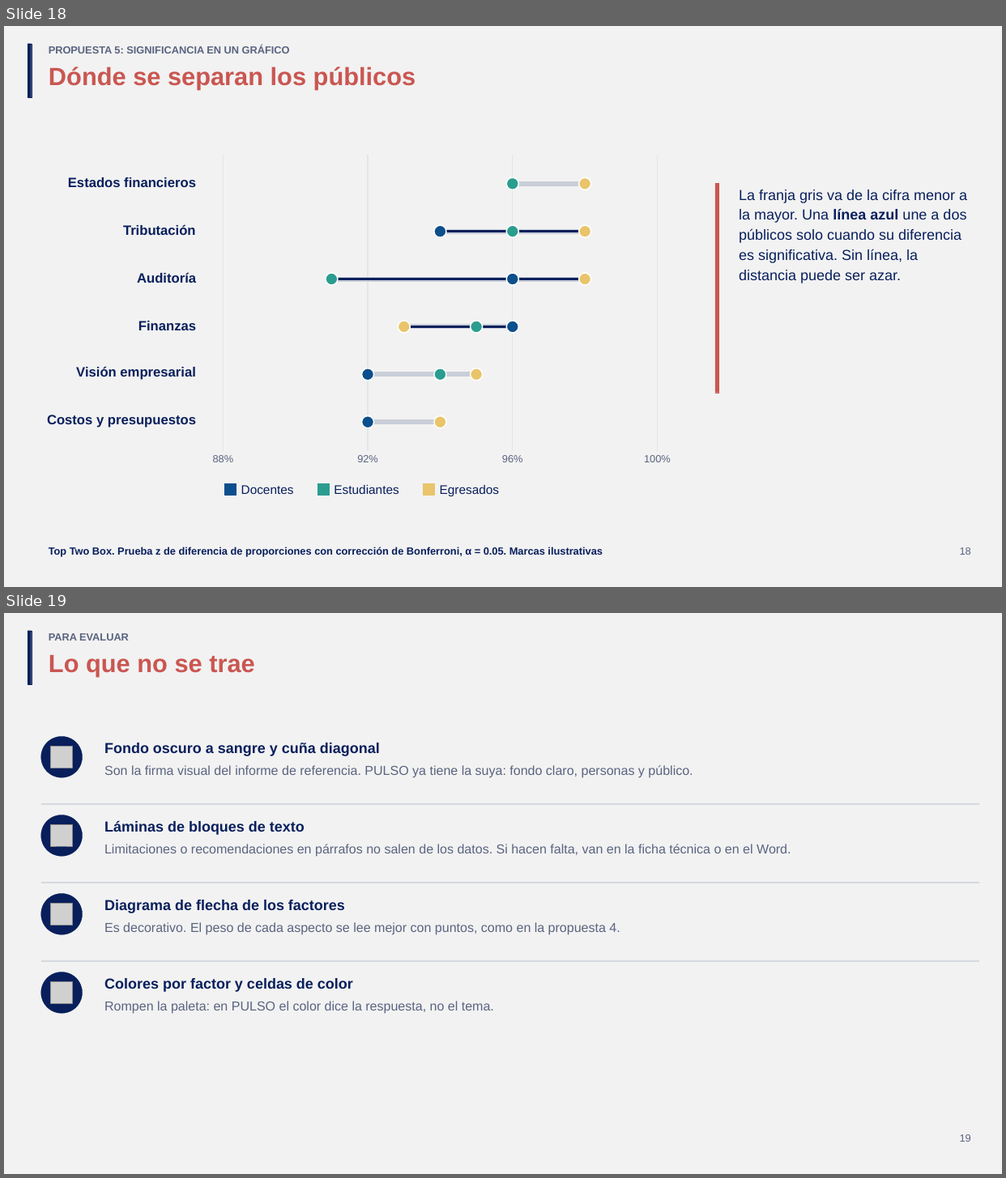
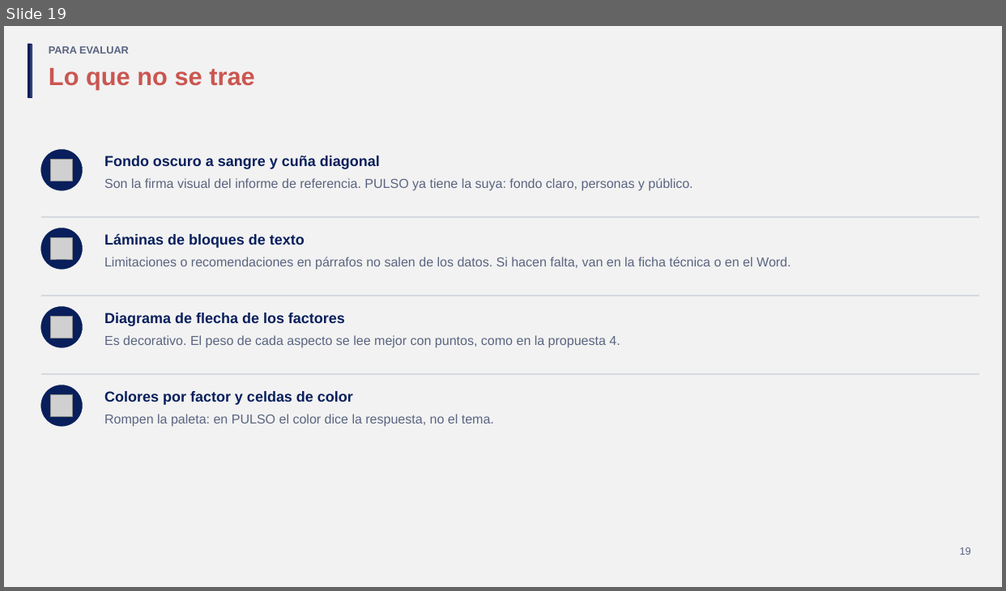
Before and after one commit to GonzaloAlmendariz/prosecnur-app, a slide deck: docs/qa/motor-ppt-2026-10-06/4-recetario/propuestas-rescatables.pptx. Shown one above the other, each under a label of ours: slides 18 and 19 before the commit, slide 19 after it. The pictures are 1006x1178 and 1006x591 pixels, drawn with LibreOffice and Linux fonts; fonts in the diff are those of the drawing; grey boxes stand for pictures; background and template pictures are left out. Boxes give left, top, right and bottom in pixels: in the first picture for what was removed or moved away, otherwise in the second. Text is boxed around its words. In the diff, an @@ line names an element or a change of style, - is before the commit and + after.

```diff
--- a/docs/qa/motor-ppt-2026-10-06/4-recetario/propuestas-rescatables.pptx
+++ b/docs/qa/motor-ppt-2026-10-06/4-recetario/propuestas-rescatables.pptx
@@ slide 18 removed at [4, 26, 1002, 587], background #F2F2F2 @@
@@ rectangle removed at [28, 43, 32, 97] @@
@@ text removed at [49, 45, 290, 54] @@
-PROPUESTA 5: SIGNIFICANCIA EN UN GRÁFICO
@@ title removed at [49, 66, 416, 90] @@
-Dónde se separan los públicos
@@ rectangle removed at [715, 183, 719, 393] @@
@@ text removed at [739, 190, 967, 284] @@
-La franja gris va de la cifra menor a la mayor. Una línea azul une a dos públicos solo cuando su diferencia es significativa. Sin línea, la distancia puede ser azar.
@@ group removed at [47, 156, 671, 463]: 16 ellipses, 14 freeform shapes, 10 texts @@
-Costos y presupuestos
-Visión empresarial
-Finanzas
-Auditoría
-Tributación
-Estados financieros
-88%
-92%
-96%
-100%
@@ rectangle removed at [225, 484, 236, 495] @@
@@ text removed at [241, 485, 294, 494] @@
-Docentes
@@ rectangle removed at [317, 484, 329, 495] @@
@@ text removed at [334, 485, 398, 494] @@
-Estudiantes
@@ rectangle removed at [424, 484, 434, 495] @@
@@ text removed at [440, 485, 499, 497] @@
-Egresados
@@ text removed at [49, 547, 603, 557] @@
-Top Two Box. Prueba z de diferencia de proporciones con corrección de Bonferroni, α = 0.05. Marcas ilustrativas
@@ text removed at [960, 548, 971, 555] @@
-18
```
Also in this commit, not shown: 1 slide changed, 3 slides added, 2 other slides removed, 2 other files.
